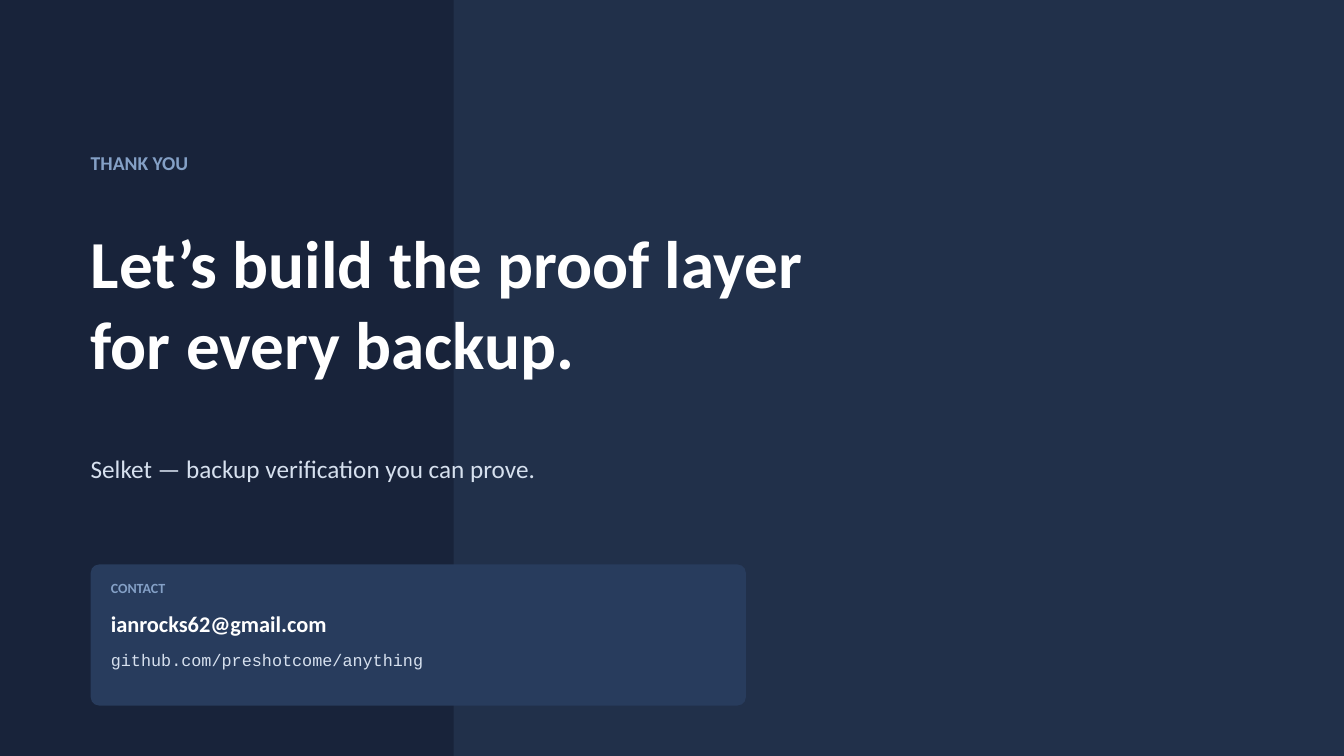
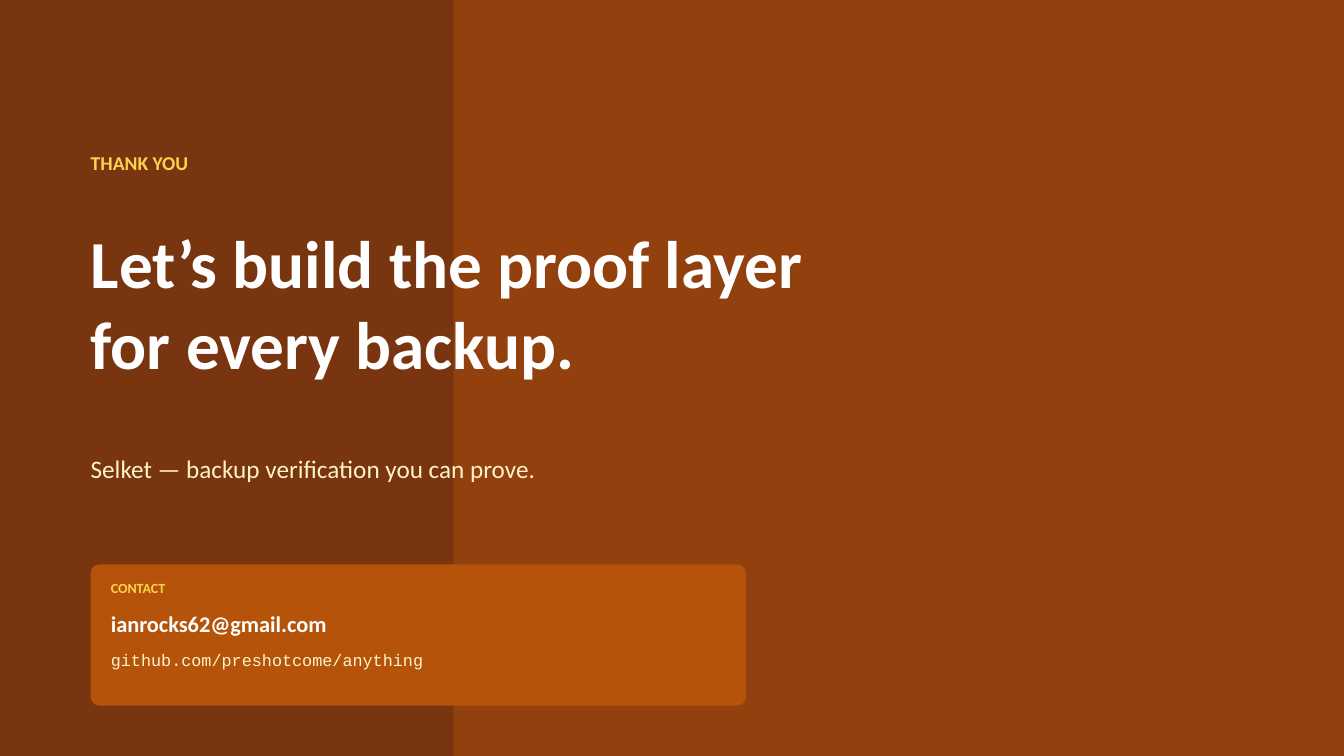
Before and after one commit to PreShotCome/Dokas, a slide deck: slide 11 of docs/presentations/Selket_Investor_Deck.pptx. Drawn at 1344x756 pixels with LibreOffice and Linux fonts; fonts in the diff are those of the drawing. Boxes give left, top, right and bottom in pixels: in the first picture for what was removed or moved away, otherwise in the second. Text is boxed around its words. In the diff, an @@ line names an element or a change of style, - is before the commit and + after.

```diff
--- a/docs/presentations/Selket_Investor_Deck.pptx
+++ b/docs/presentations/Selket_Investor_Deck.pptx
@@ rectangle at bbox=[0, 0, 1344, 756]: fill #18233A to #78350F @@
@@ rectangle at bbox=[454, 0, 1344, 756]: fill #21304A to #92400E @@
@@ text "THANK YOU" at bbox=[91, 157, 189, 170]: text colour #84A0C6 to #FCD34D @@
@@ text "Selket — backup verification you ..." at bbox=[91, 460, 535, 482]: text colour #D6E0EE to #FEF3C7 @@
@@ rounded rectangle at bbox=[91, 565, 746, 706]: fill #283C5D to #B45309 @@
@@ text "CONTACT" at bbox=[111, 584, 165, 593]: text colour #84A0C6 to #FCD34D @@
@@ text "github.com/preshotcome/anything" at bbox=[111, 654, 423, 670]: text colour #D6E0EE to #FEF3C7 @@
```
Also in this commit, not shown: 10 other slides changed, 6 other files.
